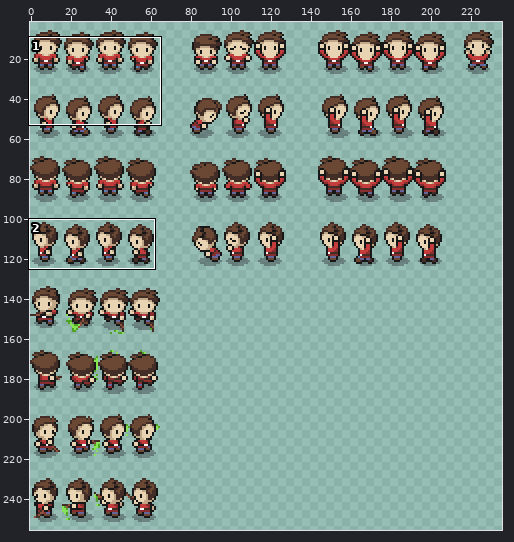
Two versions of one sprite sheet, assets/character.png. The first picture is a wide view before the edit; the outline marks the close-up.
Close-up. As it was:
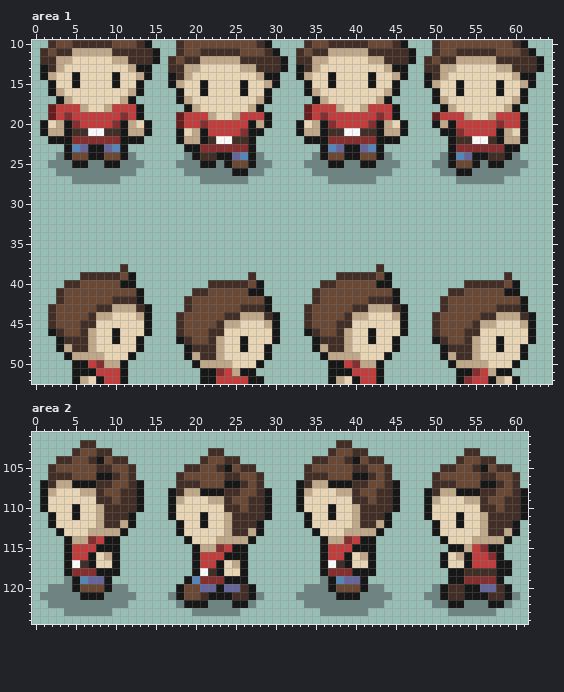
The file is 272x256 pixels. Pixels under 10% opacity are left out. Colours within 5 levels of each other are drawn and written as one. Shown: area 1: x 0..64, y 10..52; area 2: x 0..61, y 101..124. The wide view leaves out empty margins. The commit also changed other parts of the picture, which this record leaves out.
And afterwards:
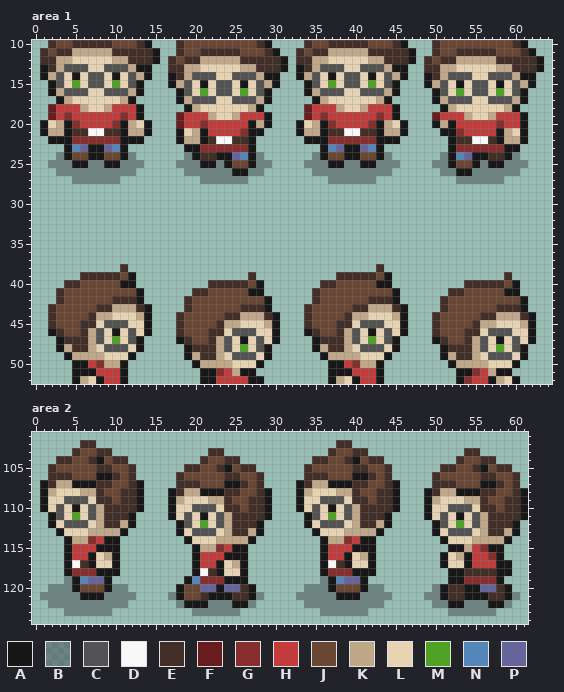
Palette (. is transparent): A #171717  B #2a2a3466  C #535353  D #f8f8f8  E #432e27  F #681c1c  G #882e2e  H #c43c3c  J #6a4834  K #bfa787  L #e8d4b2  M #4fa223  N #5586b9  P #65659b
What changed:
--- area 1
@@ x 0..64 @@
 12 .EEKKLLLLLKKEEEA.EJEEKKKKKEEEEEA.EEKKLLLLLKKEEEA.EJEEKKKKKEEEEEA.
-13 .AEKLLLLLLLLKAA..EEKKLLLLLKKEEEA.AEKLLLLLLLLKAA..EEKKLLLLLKKEEEA.
-14 .AKLLALLLLALLKA..AEKLLLLLLLLKAA..AKLLALLLLALLKA..AEKLLLLLLLLKAA..
-15 ..ALLALLLLALLA...AKLLALLLLALLKA...ALLALLLLALLA...AKLLALLLLALLKA..
-16 ..AKLLLLLLLLKA....ALLALLLLALLA....AKLLLLLLLLKA....ALLALLLLALLA...
-17 ...AKLLLLLLKA.....AKLLLLLLLLKA.....AKLLLLLLKA.....AKLLLLLLLLKA...
+13 .AEKCCCLLCCCKAA..EEKKLLLLLKKEEEA.AEKCCCLLCCCKAA..EEKKLLLLLKKEEEA.
+14 .AKCLALCCLALCKA..AEKCCCLLCCCKAA..AKCLALCCLALCKA..AEKCCCLLCCCKAA..
+15 ..ACLMLCCLMLCA...AKCLALCCLALCKA...ACLMLCCLMLCA...AKCLALCCLALCKA..
+16 ..AKCCCLLCCCKA....ACLMLCCLMLCA....AKCCCLLCCCKA....ACLMLCCLMLCA...
+17 ...AKLLLLLLKA.....AKCCCLLCCCKA.....AKLLLLLLKA.....AKCCCLLCCCKA...
 18 ..FHHHKLLKHHHA.....AKLLLLLLKA.....FHHHKLLKHHHA.....AKLLLLLLKA....
@@ x 0..64 @@
 44 ..EJJJJEKKLLLKA...EJJJJJEEKKKEA...EJJJJEKKLLLKA...EJJJJJEEKKKEA..
-45 ..EJJJEELLLLLLA...EJJJJEKKLLLKA...EJJJEELLLLLLA...EJJJJEKKLLLKA..
-46 ..AEJJEKLLALLLA...EJJJEELLLLLLA...AEJJEKLLALLLA...EJJJEELLLLLLA..
-47 ...AEEEKLLALLA....AEJJEKLLALLLA....AEEEKLLALLA....AEJJEKLLALLLA..
-48 ...AKEEKLLLLLA.....AEEEKLLALLA.....AKEEKLLLLLA.....AEEEKLLALLA...
-49 ....AKKKKLLLA......AKEEKLLLLLA......AKKKKLLLA......AKEEKLLLLLA...
+45 ..EJJJEELCCCLLA...EJJJJEKKLLLKA...EJJJEELCCCLLA...EJJJJEKKLLLKA..
+46 ..AEJJEKCLALCLA...EJJJEELCCCLLA...AEJJEKCLALCLA...EJJJEELCCCLLA..
+47 ...AEEEKCLMLCA....AEJJEKCLALCLA....AEEEKCLMLCA....AEJJEKCLALCLA..
+48 ...AKEEKLCCCLA.....AEEEKCLMLCA.....AKEEKLCCCLA.....AEEEKCLMLCA...
+49 ....AKKKKLLLA......AKEEKLCCCLA......AKKKKLLLA......AKEEKLCCCLA...
 50 .....AAHGKKA........AKKKKLLLA........AAHGKKA........AKKKKLLLA....
--- area 2
@@ x 0..61 @@
 108 .AKLLLKKEJJEEA...AEKKAAAEEJJEA...AKLLLKKEJJEEA...AEKKAAAEEJJEA
-109 .ALLLLLLEEJEEA...AKLLLKKEJJEEA...ALLLLLLEEJEEA...AKLLLKKEJJEEA
-110 .ALLLALLKEEEEA...ALLLLLLEEJEEA...ALLLALLKEEEEA...ALLLLLLEEJEEA
-111 ..ALLALLKEEEA....ALLLALLKEEEEA....ALLALLKEEEA....ALLLALLKEEEEA
-112 ..ALLLLLKEEKA.....ALLALLKEEEA.....ALLLLLKEEKA.....ALLALLKEEEA.
-113 ...ALLLKKKKA......ALLLLLKEEKA......ALLLKKKKA......ALLLLLKEEKA.
+109 .ALLCCCLEEJEEA...AKLLLKKEJJEEA...ALLCCCLEEJEEA...AKLLLKKEJJEEA
+110 .ALCLALCKEEEEA...ALLCCCLEEJEEA...ALCLALCKEEEEA...ALLCCCLEEJEEA
+111 ..ACLMLCKEEEA....ALCLALCKEEEEA....ACLMLCKEEEA....ALCLALCKEEEEA
+112 ..ALCCCLKEEKA.....ACLMLCKEEEA.....ALCCCLKEEKA.....ACLMLCKEEEA.
+113 ...ALLLKKKKA......ALCCCLKEEKA......ALLLKKKKA......ALCCCLKEEKA.
 114 ....AKKGHAA........ALLLKKKKA........AKKGHAA........ALLLKKKKA..
